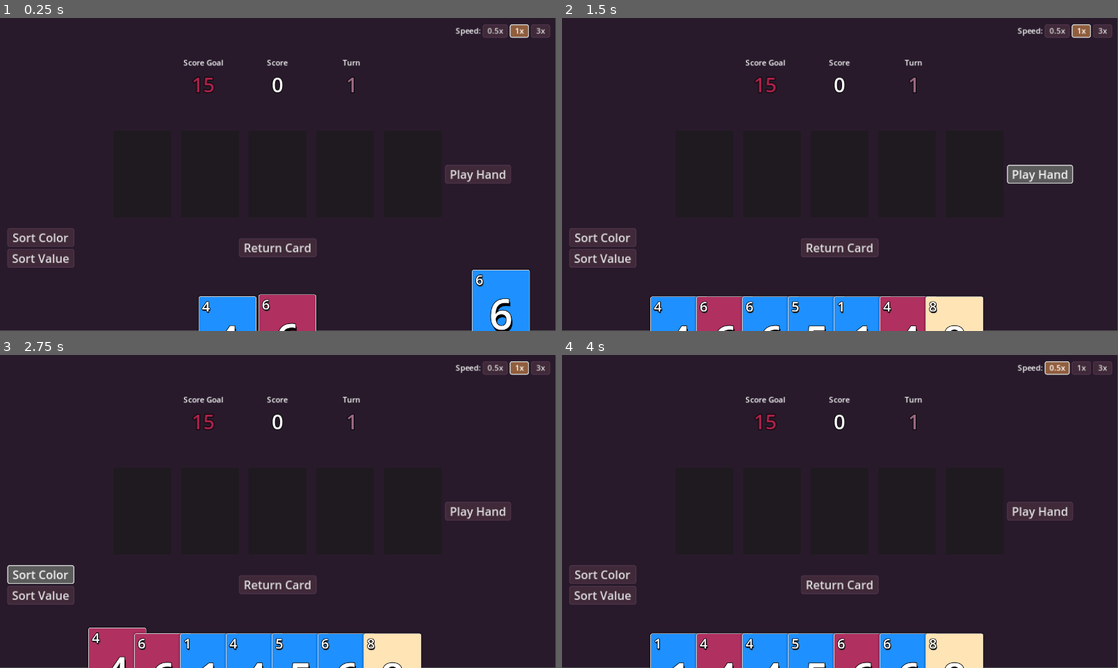
Above: before the commit, frames 1-4 (two rows, left to right).
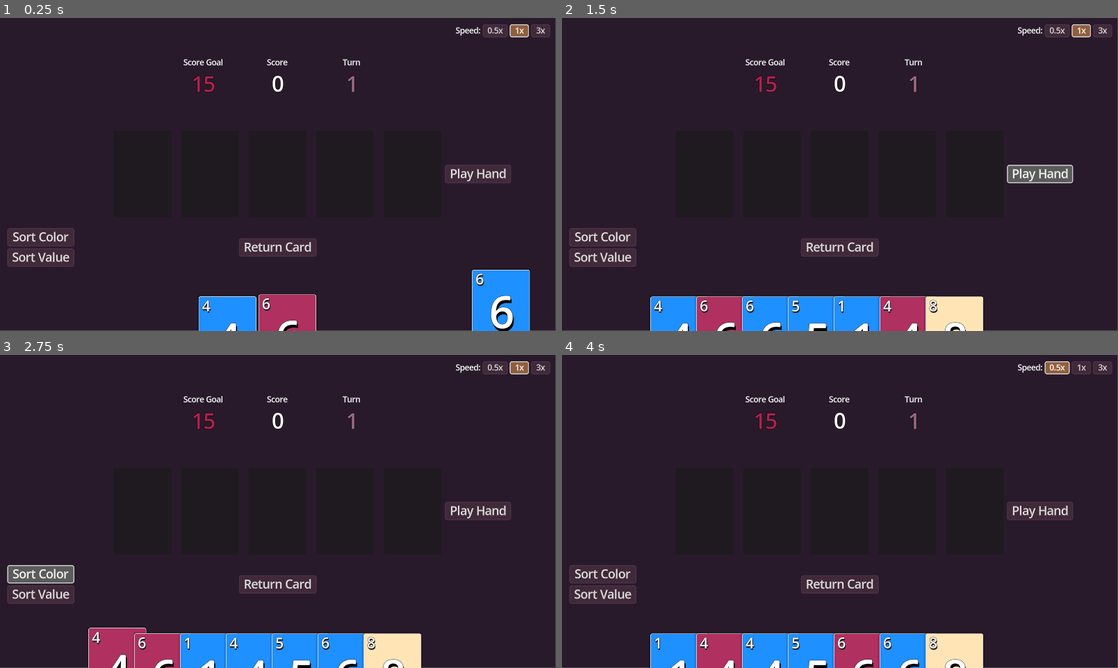
Above: after the commit, the same moments.

Repository: jwapobie/uno-cards
Game: Godot game, scene res://scenes/game_loop.tscn
Same seed, same stepped clock (60 frames per second), same inputs: the game is played once before the commit and once after it. The engine's default icon, where the game draws it, is replaced by a stand-in: a white triangle on a blue panel in a dark square.
Inputs:
- Up to frame 1 (0.25 s): no input
- Up to frame 2 (1.5 s): click "Play Hand" at 0.5 s; click "Play Hand" at 1.25 s
- Up to frame 3 (2.75 s): click "Sort Color" at 2 s
- Up to frame 4 (4 s): click "Sort Value" at 2.75 s; click "0.5x" at 3.5 s

The runs differ from the first frame. In frame 1, 1.7% of the frame differs, in the area x 1-98%, y 2-100%; in frame 2, 1.9%; in frame 3, 1.9%; in frame 4, 1.9%.

Commit message:
slight polish for text and upgrade

Diff:
--- a/project.godot
+++ b/project.godot
@@ -29,3 +29,4 @@
 [gui]
 
 theme/custom="res://default_theme.tres"
+theme/default_font_multichannel_signed_distance_field=true
--- a/scenes/upgrade_screen.gd
+++ b/scenes/upgrade_screen.gd
@@ -12,6 +12,8 @@
 
 	]
 
+@onready var bg: ColorRect = $BG
+@onready var panel: Panel = $Panel
 @onready var upgrade_buttons: VBoxContainer = $Panel/UpgradeButtons
 var buttons: Array[Button] = []
 var num_upgrades := 3
@@ -20,7 +22,16 @@
 func _ready() -> void:
 	show_upgrades()
 
+func animate_screen_appear() -> void:
+	bg.modulate = Color.TRANSPARENT
+	panel.position = Vector2(panel.position.x, panel.position.y-1000)
+	var tween := create_tween()
+	tween.set_parallel(true)
+	tween.tween_property(bg, 'modulate', Color.WHITE, 0.2)
+	tween.tween_property(panel, 'position', Vector2(panel.position.x, panel.position.y+1000), 0.2)
+
 func show_upgrades() -> void:
+	animate_screen_appear()
 	var upgrade_choices :Array[PackedScene] = upgrade_prefabs.duplicate()
 	var picked :Array[PackedScene] = []
 	for i in num_upgrades:
@@ -40,6 +51,10 @@
 		upgrade_buttons.add_child(new_button)
 
 func on_upgrade_selected(item: PackedScene) -> void:
+	for child in upgrade_buttons.get_children():
+		var button := child as Button
+		if button:
+			button.disabled = true
 	var event := EventUpgradeSelected.new()
 	event.upgrade_item = item
 	EventBus.queue_event(event)
